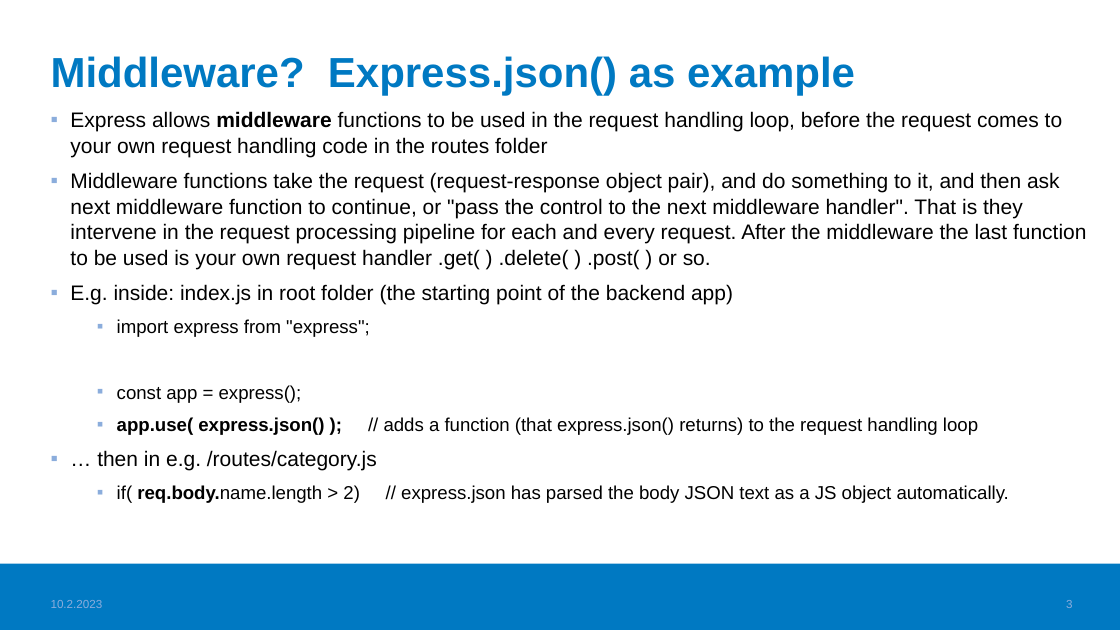
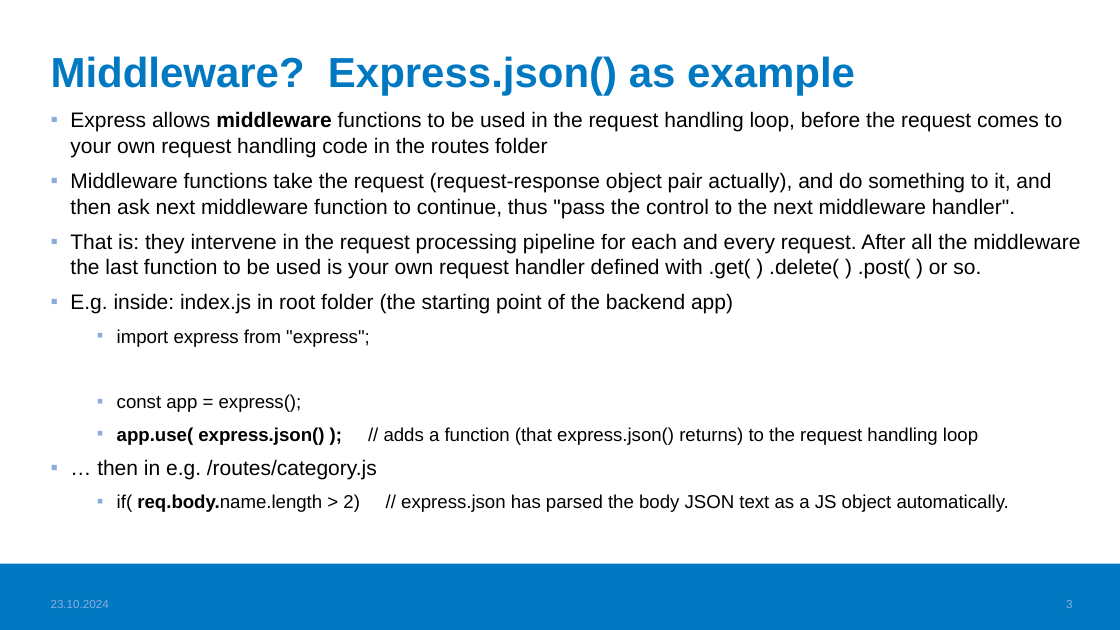
Before and after one commit to haagahelia/ohke-teknologiat, a slide deck: slide 3 of 05_es6_node/NodeJS_demo/02_nodejs/Express_and_middleware.pptx. Drawn at 1120x630 pixels with LibreOffice and Linux fonts; fonts in the diff are those of the drawing; background and template pictures are left out. Boxes give left, top, right and bottom in pixels: in the first picture for what was removed or moved away, otherwise in the second. Text is boxed around its words. In the diff, an @@ line names an element or a change of style, - is before the commit and + after.

Commit message:
Upd docker info cmds, Node and Express information

```diff
--- a/05_es6_node/NodeJS_demo/02_nodejs/Express_and_middleware.pptx
+++ b/05_es6_node/NodeJS_demo/02_nodejs/Express_and_middleware.pptx
@@ text at [70, 172, 1080, 279]: text changed @@
-▪ Middleware functions take the request (request-response object pair), and do something to it, and then ask next middleware function to continue, or "pass the control to the next middleware handler". That is they intervene in the request processing pipeline for each and every request. After the middleware the last function to be used is your own request handler .get( ) .delete( ) .post( ) or so.
+▪ Middleware functions take the request (request-response object pair actually), and do something to it, and then ask next middleware function to continue, thus "pass the control to the next middleware handler".
+▪ That is: they intervene in the request processing pipeline for each and every request. After all the middleware the last function to be used is your own request handler defined with .get( ) .delete( ) .post( ) or so.
@@ text at [51, 600, 109, 608]: text changed @@
-10.2.2023
+23.10.2024
```
Also in this commit, not shown: 3 other slides changed, 6 other files.
